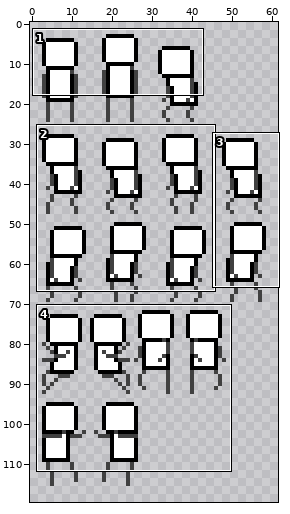
A sprite sheet gets an edit: ScrollMySides/Assets/Sprites/player_anims.png. Above: a wide view before the commit, with the close-up outlined.
Close-up. First the earlier version:
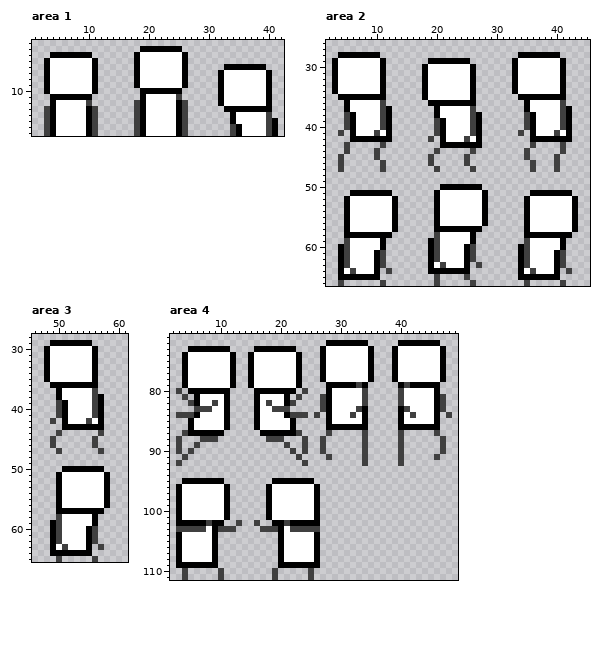
The file is 62x128 pixels. Pixels under 10% opacity are left out. Colours within 5 levels of each other are drawn and written as one. Shown: area 1: x 1..42, y 2..17; area 2: x 2..45, y 26..66; area 3: x 46..61, y 28..65; area 4: x 2..49, y 71..111. The wide view leaves out empty margins.
Now the later version:
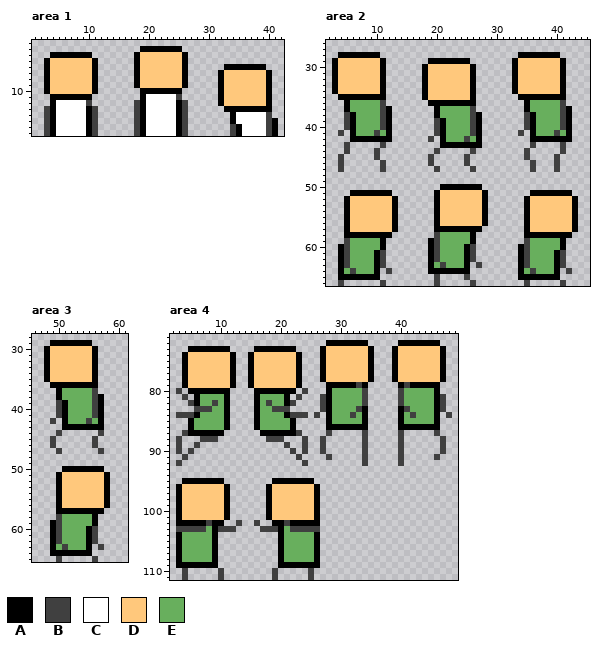
Palette (. is transparent): A #000000  B #404040  C #ffffff  D #ffc87c  E #68af5d
Difference:
Changed rows in their new state; - is an unchanged pixel.
Area 1:
first column x 4:
 4 ---------------DDDDDDD--------------
 5 DDDDDDD--------DDDDDDD--------------
 6 DDDDDDD--------DDDDDDD--------------
 7 DDDDDDD--------DDDDDDD-------DDDDDDD
 8 DDDDDDD--------DDDDDDD-------DDDDDDD
 9 DDDDDDD--------DDDDDDD-------DDDDDDD
10 DDDDDDD----------------------DDDDDDD
11 -----------------------------DDDDDDD
12 -----------------------------DDDDDDD
Area 2:
first column x 4:
29 DDDDDDD-----------------------DDDDDDD-
30 DDDDDDD--------DDDDDDD--------DDDDDDD-
31 DDDDDDD--------DDDDDDD--------DDDDDDD-
32 DDDDDDD--------DDDDDDD--------DDDDDDD-
33 DDDDDDD--------DDDDDDD--------DDDDDDD-
34 DDDDDDD--------DDDDDDD--------DDDDDDD-
35 ---------------DDDDDDD----------------
36 --EEEEE-------------------------EEEEE-
37 --EEEEE----------EEEEE----------EEEEE-
38 ---EEEE----------EEEEE-----------EEEE-
39 ---EEEE-----------EEEE-----------EEEE-
40 ---EEEE-----------EEEE-----------EEEE-
41 ---EEE-E----------EEEE-----------EEE-E
42 ------------------EEE-E---------------
first column x 5:
51 ----------------DDDDDDD---------------
52 -DDDDDDD--------DDDDDDD--------DDDDDDD
53 -DDDDDDD--------DDDDDDD--------DDDDDDD
54 -DDDDDDD--------DDDDDDD--------DDDDDDD
55 -DDDDDDD--------DDDDDDD--------DDDDDDD
56 -DDDDDDD--------DDDDDDD--------DDDDDDD
57 -DDDDDDD-----------------------DDDDDDD
58 ----------------EEEEE-----------------
59 -EEEEE----------EEEEE----------EEEEE--
60 -EEEEE----------EEEE-----------EEEEE--
61 -EEEE-----------EEEE-----------EEEE---
62 -EEEE-----------EEEE-----------EEEE---
63 -EEEE----------E-EEE-----------EEEE---
64 E-EEE-------------------------E-EEE---
Area 3:
first column x 49:
30 DDDDDDD-
31 DDDDDDD-
32 DDDDDDD-
33 DDDDDDD-
34 DDDDDDD-
35 DDDDDDD-
37 --EEEEE-
38 --EEEEE-
39 ---EEEE-
40 ---EEEE-
41 ---EEEE-
42 ---EEE-E
first column x 50:
51 -DDDDDDD
52 -DDDDDDD
53 -DDDDDDD
54 -DDDDDDD
55 -DDDDDDD
56 -DDDDDDD
58 -EEEEE--
59 -EEEEE--
60 -EEEE---
61 -EEEE---
62 -EEEE---
63 E-EEE---
Area 4:
first column x 5:
 73 -----------------------DDDDDDD-----DDDDDDD
 74 DDDDDDD----DDDDDDD-----DDDDDDD-----DDDDDDD
 75 DDDDDDD----DDDDDDD-----DDDDDDD-----DDDDDDD
 76 DDDDDDD----DDDDDDD-----DDDDDDD-----DDDDDDD
 77 DDDDDDD----DDDDDDD-----DDDDDDD-----DDDDDDD
 78 DDDDDDD----DDDDDDD-----DDDDDDD-----DDDDDDD
 79 DDDDDDD----DDDDDDD------------------------
 80 ------------------------EEEEE-------EEEEE-
 81 --EEEE------EEEE--------EEEEE-------EEEEE-
 82 --EE-E------E-EE--------EEEEE-------EEEEE-
 83 ----EE------EE----------EEEE---------EEEE-
 84 --EEEE------EEEE--------EEE-E-------E-EEE-
 85 -EEEEE------EEEEE-------EEEEE-------EEEEE-
 86 -EEEEE------EEEEE-------------------------
first column x 4:
 96 DDDDDDD--------DDDDDDD
 97 DDDDDDD--------DDDDDDD
 98 DDDDDDD--------DDDDDDD
 99 DDDDDDD--------DDDDDDD
100 DDDDDDD--------DDDDDDD
101 DDDDDDD--------DDDDDDD
103 ----E------------E----
104 EEEEE------------EEEEE
105 EEEEE------------EEEEE
106 EEEEE------------EEEEE
107 EEEEE------------EEEEE
108 EEEEE------------EEEEE
